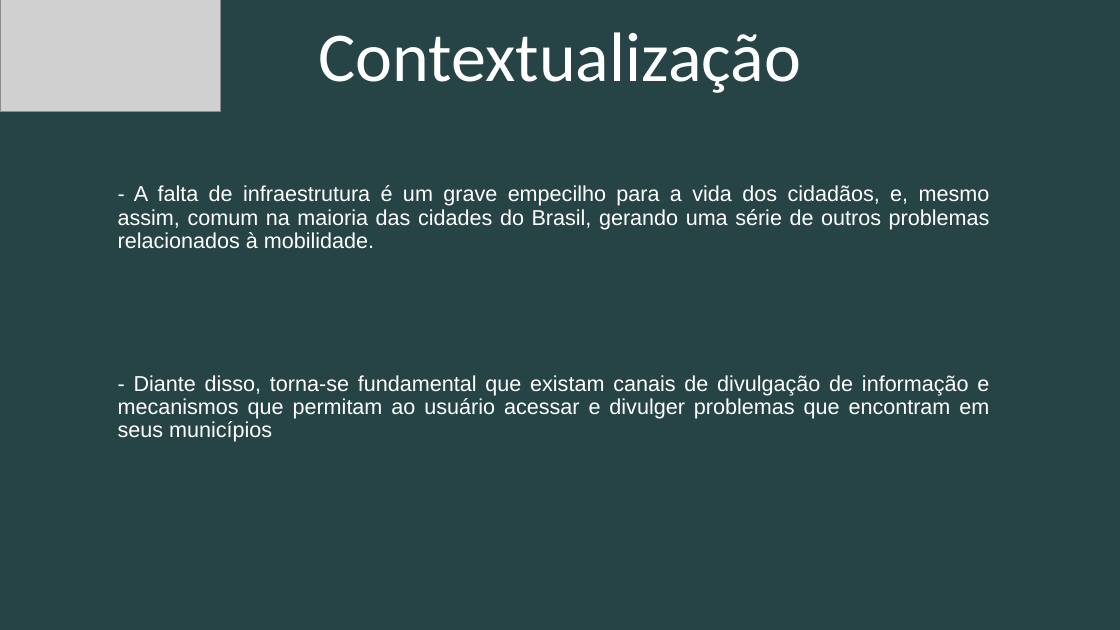
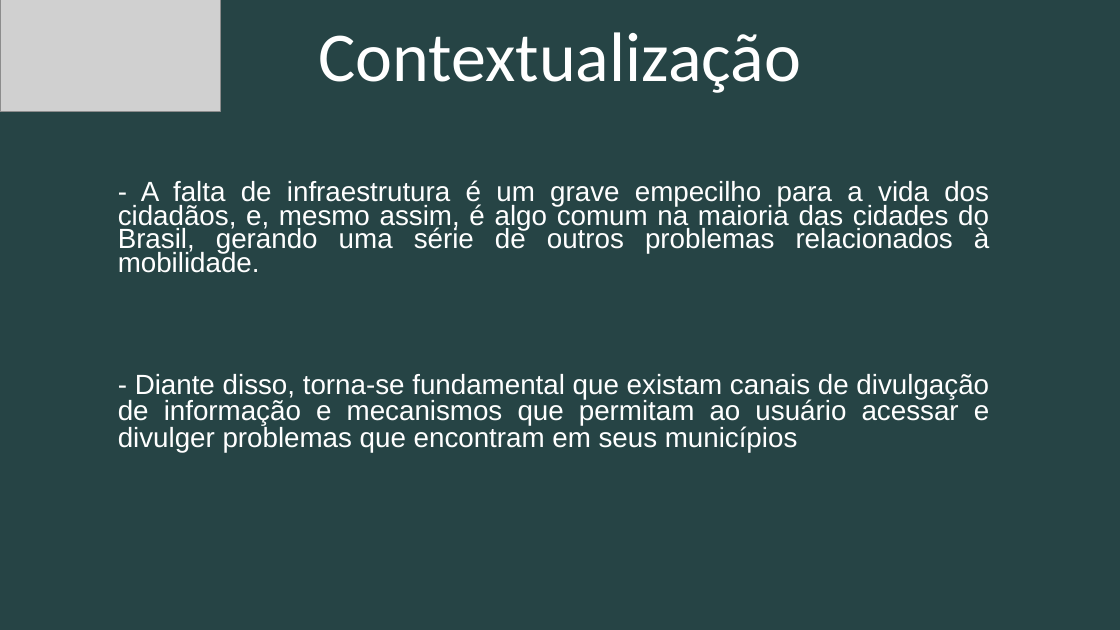
Before and after one commit to ICEI-PUC-Minas-PPLES-TI/plf-es-2020-2-tiii-0940100-cit, a slide deck: slide 2 of Divulgacao/Apresentacao/ProjetoCIT.pptx. Drawn at 1120x630 pixels with LibreOffice and Linux fonts; fonts in the diff are those of the drawing; grey boxes stand for pictures. Boxes give left, top, right and bottom in pixels: in the first picture for what was removed or moved away, otherwise in the second. Text is boxed around its words. In the diff, an @@ line names an element or a change of style, - is before the commit and + after.

```diff
--- a/Divulgacao/Apresentacao/ProjetoCIT.pptx
+++ b/Divulgacao/Apresentacao/ProjetoCIT.pptx
@@ subtitle at (118, 180, 989, 273): text changed; size 18.5 to 23.8 pt @@
-- A falta de infraestrutura é um grave empecilho para a vida dos cidadãos, e, mesmo assim, comum na maioria das cidades do Brasil, gerando uma série de outros problemas relacionados à mobilidade.
+- A falta de infraestrutura é um grave empecilho para a vida dos cidadãos, e, mesmo assim, é algo comum na maioria das cidades do Brasil, gerando uma série de outros problemas relacionados à mobilidade.
@@ text "- Diante disso, torna-se fundamental ..." at (118, 374, 989, 452): size 18.5 to 23.8 pt; line spacing 0.9 to 0.8 @@
```
Also in this commit, not shown: 7 other slides changed.
